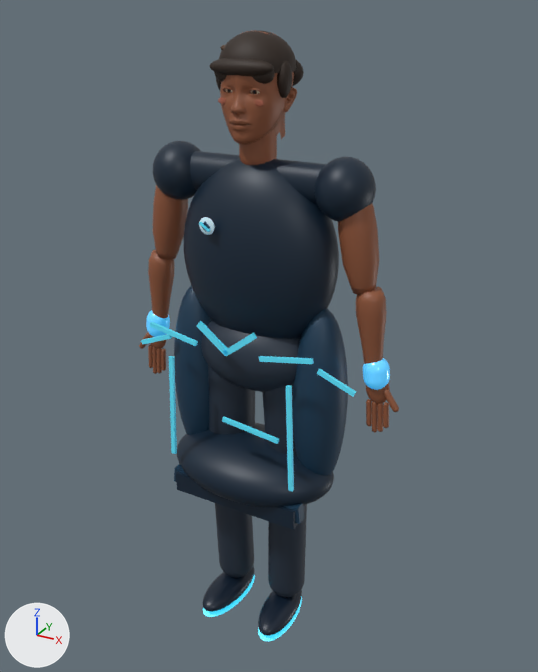
What one commit did to the glTF model public/models/sound-avatar.glb.
The view is the same before and after, from a 50 mm camera at (1.88, -3.31, 3.55) aimed at (0.05, 0.03, 1.88). Lighting does not change. The marker at lower left points along +X, +Y and +Z. The picture after the commit comes second. Where no turn or scale is listed for an object, it has been applied to the vertices.

The first picture shows 'head sculpt', 'hips', 'left forearm', 'left hand', 'left shin', 'left shirt side plane', 'left shoulder', 'left thigh', 'left upper arm', 'left wrist band', 'relaxed lower shirt drape', 'right forearm', 'right hand', 'right shin', 'right shirt side plane', 'right shoulder', 'right upper arm', 'right wrist band', 'torso shirt core', 'upper chest shoulder yoke' and 28 more.
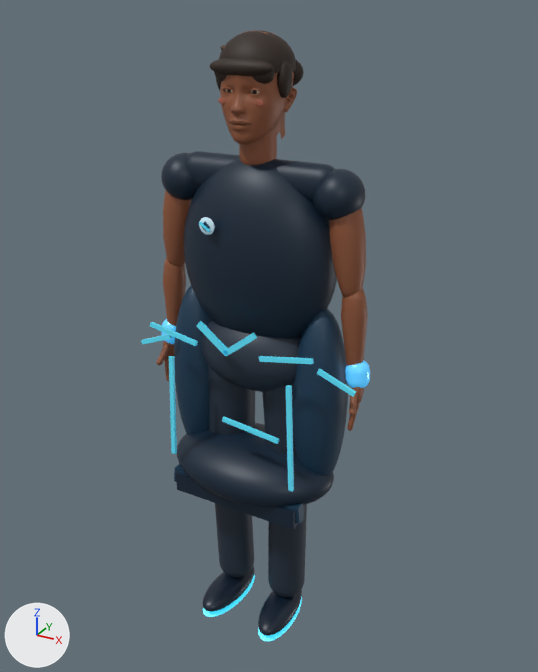
Commit message: Refine avatar joint contours and neutral hand alignment

Boxes (x1, y1, x2, y2) around the edits, measured in the pictures (538 x 672 px):
'right upper arm', moved, turned: before (338, 204, 379, 295); after (330, 209, 366, 297)
'right shoulder', moved, rescaled (15% narrower, 21% shorter): before (315, 157, 376, 222); after (313, 169, 365, 220)
'right forearm', moved, turned: before (356, 286, 387, 364); after (341, 288, 368, 366)
'left upper arm', moved, turned: before (153, 185, 188, 260); after (163, 190, 192, 267)
'left shoulder', moved, rescaled: before (153, 141, 200, 200); after (161, 153, 198, 200)
'left forearm', moved, turned: before (148, 250, 174, 318); after (163, 257, 186, 326)
'right hand', moved, turned: before (366, 384, 399, 432); after (347, 387, 364, 431)
'right wrist band', moved, rescaled (7% narrower, 12% shorter): before (363, 358, 390, 390); after (345, 360, 370, 388)
'left hand', moved, turned: before (139, 332, 166, 374); after (156, 341, 174, 381)
'left wrist band', moved, rescaled: before (146, 310, 170, 337); after (161, 319, 176, 344)

The change, as a diff of the scene's bpy script:
```diff
--- a/public/models/sound-avatar.glb.py
+++ b/public/models/sound-avatar.glb.py
@@ ob_left_shoulder @@
 ob_left_shoulder.parent = ob_sound_fitness_procedural_avatar
-ob_left_shoulder.location = (-0.48, 0.0, 2.75)
-ob_left_shoulder.scale = (0.145, 0.155, 0.155)
+ob_left_shoulder.location = (-0.45, 0.0, 2.72)
+ob_left_shoulder.scale = (0.125, 0.135, 0.125)
@@ ob_right_shoulder @@
 ob_right_shoulder.parent = ob_sound_fitness_procedural_avatar
-ob_right_shoulder.location = (0.48, 0.0, 2.75)
-ob_right_shoulder.scale = (0.145, 0.155, 0.155)
+ob_right_shoulder.location = (0.45, 0.0, 2.72)
+ob_right_shoulder.scale = (0.125, 0.135, 0.125)
@@ ob_left_upper_arm @@
 ob_left_upper_arm.parent = ob_sound_fitness_procedural_avatar
-ob_left_upper_arm.location = (-0.565, 0.0, 2.5)
-ob_left_upper_arm.rotation_euler = (0.0, 0.16, 0.0)  # degrees (0, 9.2, 0)
+ob_left_upper_arm.location = (-0.51, 0.0, 2.47)
+ob_left_upper_arm.rotation_euler = (0.0, 0.12, 0.0)  # degrees (0, 6.9, 0)
@@ ob_right_upper_arm @@
 ob_right_upper_arm.parent = ob_sound_fitness_procedural_avatar
-ob_right_upper_arm.location = (0.565, 0.0, 2.5)
-ob_right_upper_arm.rotation_euler = (0.0, -0.16, 0.0)  # degrees (0, -9.2, 0)
+ob_right_upper_arm.location = (0.51, 0.0, 2.47)
+ob_right_upper_arm.rotation_euler = (0.0, -0.12, 0.0)  # degrees (0, -6.9, 0)
@@ ob_left_wrist_band @@
 ob_left_wrist_band.parent = ob_sound_fitness_procedural_avatar
-ob_left_wrist_band.location = (-0.697, 0.0, 1.82)
+ob_left_wrist_band.location = (-0.595, 0.0, 1.79)
 ob_left_wrist_band.rotation_euler = (0.0, 0.1, 0.0)  # degrees (0, 5.7, 0)
-ob_left_wrist_band.scale = (0.67, 0.67, 0.67)
+ob_left_wrist_band.scale = (0.62, 0.62, 0.62)
@@ ob_right_wrist_band @@
 ob_right_wrist_band.parent = ob_sound_fitness_procedural_avatar
-ob_right_wrist_band.location = (0.697, 0.0, 1.82)
+ob_right_wrist_band.location = (0.595, 0.0, 1.79)
 ob_right_wrist_band.rotation_euler = (0.0, -0.1, 0.0)  # degrees (0, -5.7, 0)
-ob_right_wrist_band.scale = (0.67, 0.67, 0.67)
+ob_right_wrist_band.scale = (0.62, 0.62, 0.62)
@@ ob_left_hand @@
 ob_left_hand.parent = ob_sound_fitness_procedural_avatar
-ob_left_hand.location = (-0.71, 0.0, 1.73)
-ob_left_hand.rotation_euler = (0.0, 0.06, 0.0)  # degrees (0, 3.4, 0)
+ob_left_hand.location = (-0.6, 0.0, 1.7)
+ob_left_hand.rotation_euler = (-0.019, 0.0819, 1.249)  # degrees (-1.1, 4.7, 72)
@@ ob_right_hand @@
 ob_right_hand.parent = ob_sound_fitness_procedural_avatar
-ob_right_hand.location = (0.71, 0.0, 1.73)
-ob_right_hand.rotation_euler = (0.0, -0.06, 0.0)  # degrees (0, -3.4, 0)
+ob_right_hand.location = (0.6, 0.0, 1.7)
+ob_right_hand.rotation_euler = (-0.019, -0.0819, -1.249)  # degrees (-1.1, -4.7, -72)
@@ ob_left_forearm @@
 ob_left_forearm.parent = ob_sound_fitness_procedural_avatar
-ob_left_forearm.location = (-0.66, 0.0, 2.04)
-ob_left_forearm.rotation_euler = (0.0, 0.1, 0.0)  # degrees (0, 5.7, 0)
+ob_left_forearm.location = (-0.565, 0.0, 2.01)
+ob_left_forearm.rotation_euler = (0.0, 0.06, 0.0)  # degrees (0, 3.4, 0)
 ob_left_forearm.scale = (1.0, 0.92, 1.0)
@@ ob_right_forearm @@
 ob_right_forearm.parent = ob_sound_fitness_procedural_avatar
-ob_right_forearm.location = (0.66, 0.0, 2.04)
-ob_right_forearm.rotation_euler = (0.0, -0.1, 0.0)  # degrees (0, -5.7, 0)
+ob_right_forearm.location = (0.565, 0.0, 2.01)
+ob_right_forearm.rotation_euler = (0.0, -0.06, 0.0)  # degrees (0, -3.4, 0)
 ob_right_forearm.scale = (1.0, 0.92, 1.0)
```
